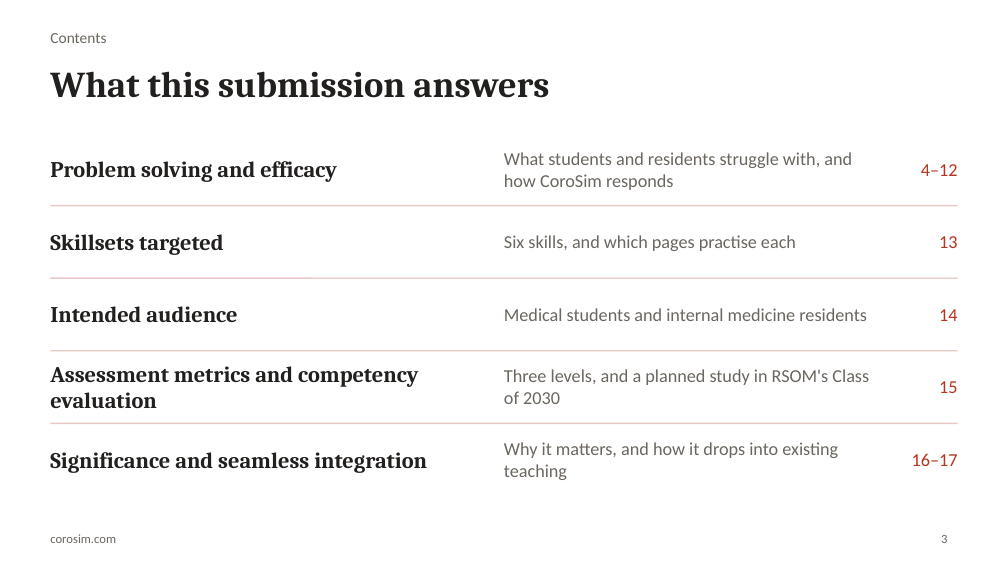
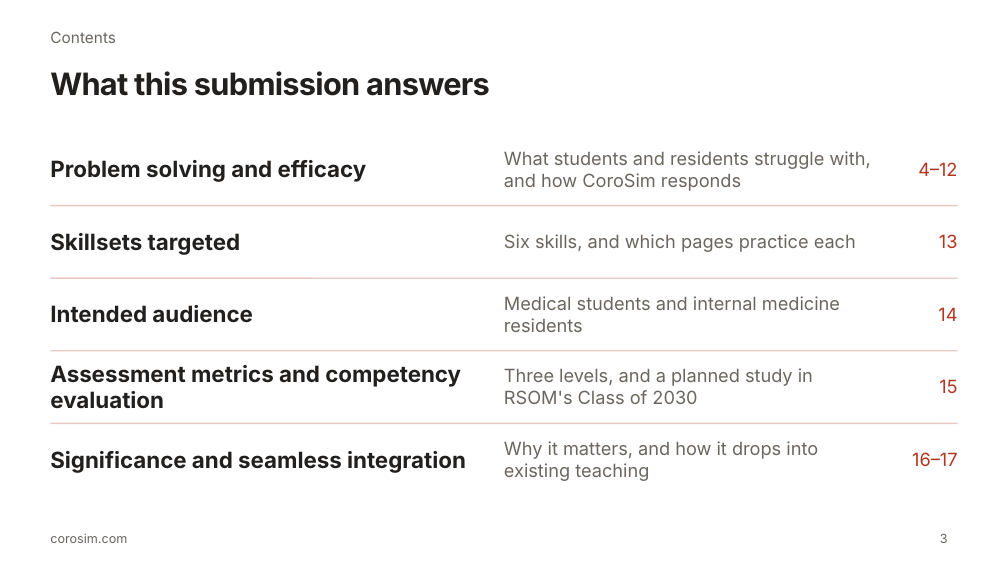
Before and after one commit to sirpravnp/corosim, a slide deck: slide 3 of docs/acc-sim-competition/CoroSim_ACC_Cardio_Sim_Creator.pptx. Drawn at 1008x567 pixels with LibreOffice and Linux fonts; fonts in the diff are those of the drawing. Boxes give left, top, right and bottom in pixels: in the first picture for what was removed or moved away, otherwise in the second. Text is boxed around its words. In the diff, an @@ line names an element or a change of style, - is before the commit and + after.

```diff
--- a/docs/acc-sim-competition/CoroSim_ACC_Cardio_Sim_Creator.pptx
+++ b/docs/acc-sim-competition/CoroSim_ACC_Cardio_Sim_Creator.pptx
@@ title "What this submission answers" at [50,71,490,96]: size 26 to 22 pt, font Cambria to Inter, letter spacing 0 to -0.5 pt @@
@@ text at [504,234,856,252]: text changed; font Calibri to Inter @@
-Six skills, and which pages practise each
+Six skills, and which pages practice each
@@ font Cambria to Inter in 5 elements at [50,160,367,182], [50,233,241,255], [50,305,253,323], [50,365,461,409], [50,451,466,473] @@
@@ font Calibri to Inter in 12 elements at [50,31,116,43], [504,151,871,191], [918,162,957,176], [939,234,958,248], [504,296,840,332], [938,307,957,321], [504,368,813,404], [939,379,957,393], [504,441,818,481], [912,452,957,466], [940,533,948,543], [50,533,127,543] @@
```
Also in this commit, not shown: 18 other slides changed, 1 other file.
